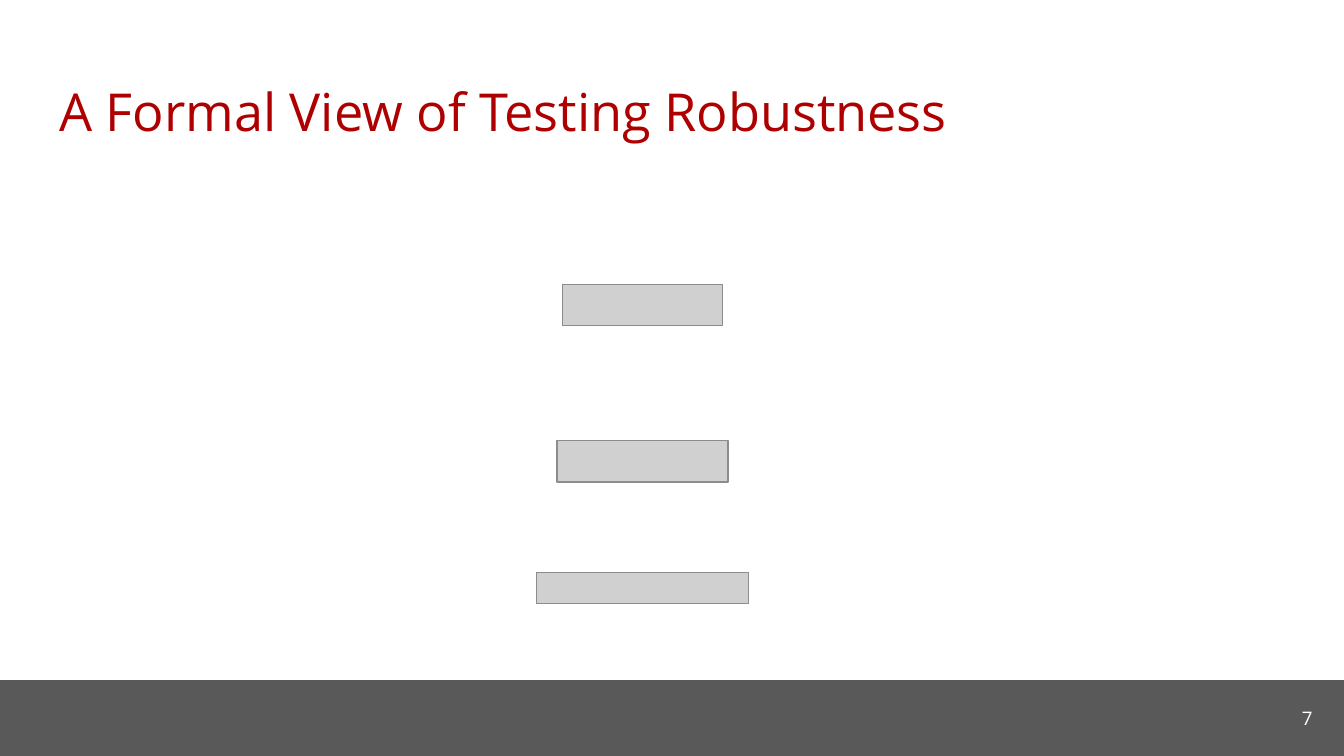
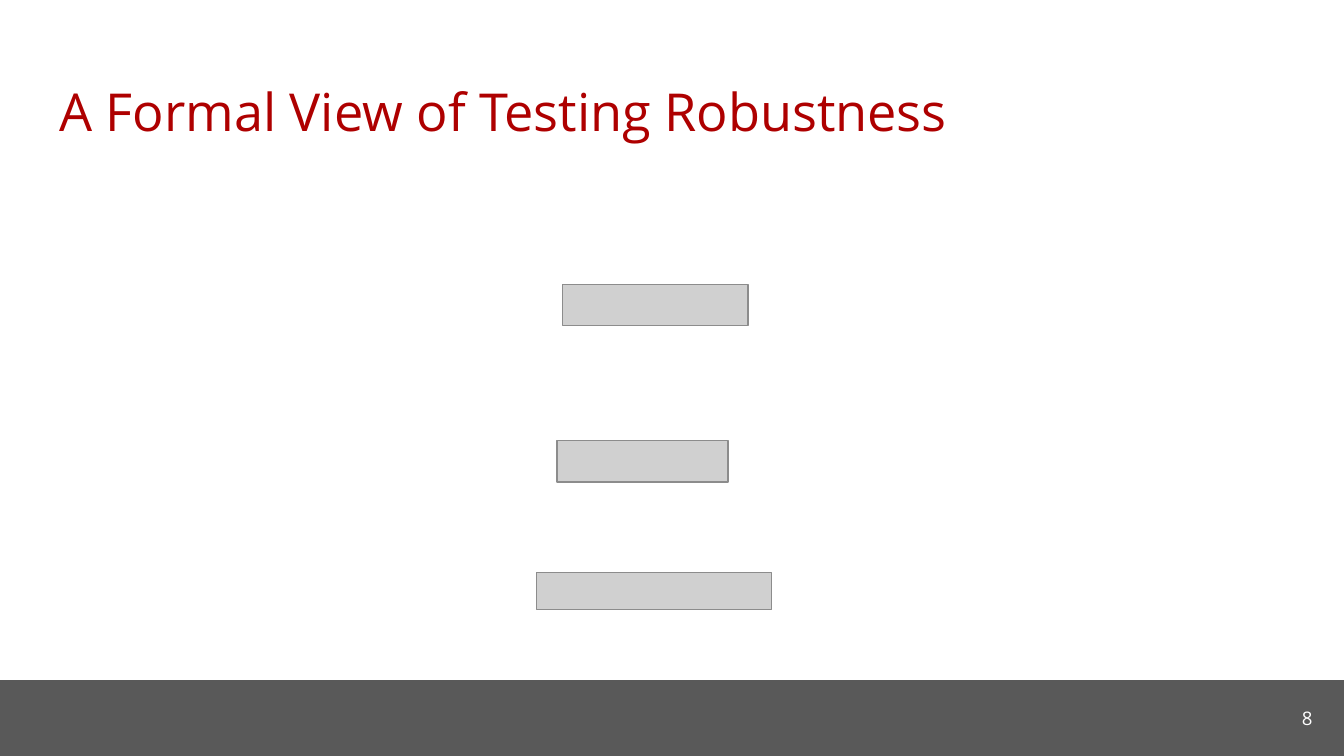
Before and after one commit to cmu-soda/Robustness, a slide deck: slide 8 of Robustness.pptx (slide 7 before the commit). Drawn at 1344x756 pixels with LibreOffice and Linux fonts; fonts in the diff are those of the drawing; grey boxes stand for pictures; background and template pictures are left out. Boxes give left, top, right and bottom in pixels: in the first picture for what was removed or moved away, otherwise in the second. Text is boxed around its words. In the diff, an @@ line names an element or a change of style, - is before the commit and + after.

Commit message:
Bug fix in RobustCal and update slides

```diff
--- a/Robustness.pptx
+++ b/Robustness.pptx
@@ picture resized from (x1=563, y1=285, x2=723, y2=327) to (x1=563, y1=285, x2=749, y2=327) @@
@@ picture resized from (x1=536, y1=573, x2=749, y2=603) to (x1=536, y1=573, x2=771, y2=609) @@
@@ page number at (x1=1302, y1=711, x2=1313, y2=725): text changed @@
-7
+8
```
Also in this commit, not shown: 24 other slides changed, 18 slides added, 13 slides removed, 2 other files.
